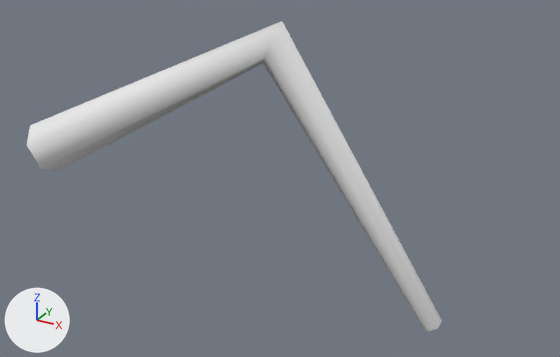
The FBX model unity/Assets/Art/Models/Ant_Leg1.fbx, before and after one commit.
One viewpoint serves both versions: a camera (50 mm lens) standing at (0.1887, -0.1771, 0.0967) and looking at (0.075, 0.0298, -0.0068). The lights are fixed; the arrows at lower left show +X, +Y and +Z. The older version comes first. Where no turn or scale is listed for an object, it has been applied to the vertices.

The first picture shows 'Ant_Leg1'.
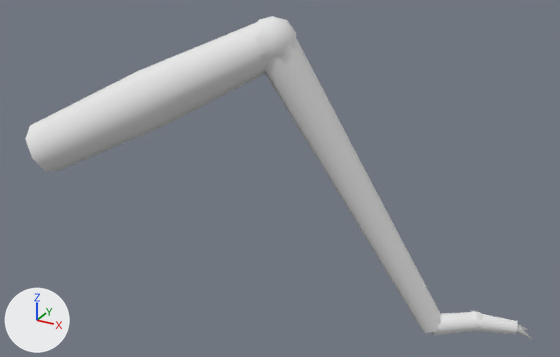
The edits, one by one:
me_ant_leg1 is used by ob_ant_leg1; location (0.0, 0.0, 0.0).
Verts and faces of me_ant_leg1; kept vertices keep their numbers, new ones are numbered from 18.
me_ant_leg1 had 18 vertices, 12 faces and spanned x -0.0044..0.1279, y -0.008..0.0535, z -0.0618..0.0466.
me_ant_leg1 now has 130 vertices, 116 faces and spans x -0.0047..0.1578, y -0.0085..0.0685, z -0.0641..0.0479.
me_ant_leg1 part 1: a new loose piece, a UV sphere (8 segments, 5 rings, poles along z) spanning x 0.0675..0.0825, y 0.0175..0.0325, z 0.0321..0.0479, in mat_vertexcolor (white #e7e7e7).
me_ant_leg1 part 2: a new loose piece, a UV sphere (6 segments, 4 rings, poles along z) spanning x 0.1341..0.1417, y 0.0532..0.0597, z -0.062..-0.0544, in mat_vertexcolor (white #e7e7e7).
me_ant_leg1 part 3: a new loose piece of 24 vertices spanning x 0.0689..0.1288, y 0.0186..0.0539, z -0.0621..0.0434, in mat_vertexcolor (white #e7e7e7).
me_ant_leg1 part 4: a new loose piece of 18 vertices spanning x 0.1232..0.152, y 0.0467..0.0651, z -0.0641..-0.0546, in mat_vertexcolor (white #e7e7e7).
Part 5, on me_ant_leg1:
16 vertices are removed from x -0.0044..0.1279, y -0.008..0.0535, z -0.0618..0.0466.
12 faces are deleted.
22 vertices are added at x -0.0047..0.0789, y -0.0085..0.032, z -0.0057..0.0466.
16 new faces join them.
Part 6, on me_ant_leg1:
New vertex 40 is at (0.1514, 0.0629, -0.059), pixel (517, 324).
New vertex 41 is at (0.1508, 0.0613, -0.0605).
New vertex 42 is at (0.1501, 0.0629, -0.0619).
New vertex 43 is at (0.1508, 0.0645, -0.0605).
New vertex 44 is at (0.1578, 0.0629, -0.0636), pixel (534, 340).
New vertex 45 is at (0.1512, 0.0634, -0.059), pixel (517, 323).
New vertex 46 is at (0.1521, 0.0619, -0.0605), pixel (518, 330).
New vertex 47 is at (0.1504, 0.0624, -0.0619).
New vertex 48 is at (0.1495, 0.0639, -0.0605).
New vertex 49 is at (0.155, 0.0685, -0.0636), pixel (529, 330).
New faces: (40, 41, 44), (41, 42, 44), (42, 43, 44), (40, 44, 43), (45, 46, 49), (46, 47, 49).
New faces: (47, 48, 49), (45, 49, 48).

Changed parts and their boxes [x1, y1, x2, y2] in the pictures (560 x 357 px; the box of a moved part takes in the faces that stretch with it):
'Ant_Leg1', reshaped (22% wider)
    before: [27, 21, 442, 332]
    after: [26, 16, 533, 340]
part 1 of me_ant_leg1, added
    after: [253, 16, 296, 60]
part 2 of me_ant_leg1, added
    after: [468, 311, 483, 332]
part 3 of me_ant_leg1, added
    after: [265, 38, 441, 333]
part 4 of me_ant_leg1, added
    after: [433, 312, 518, 335]
part 5 of me_ant_leg1, moved or reshaped
    before: [27, 21, 442, 332]
    after: [26, 22, 270, 165]
part 6 of me_ant_leg1, added
    after: [517, 324, 533, 340]
